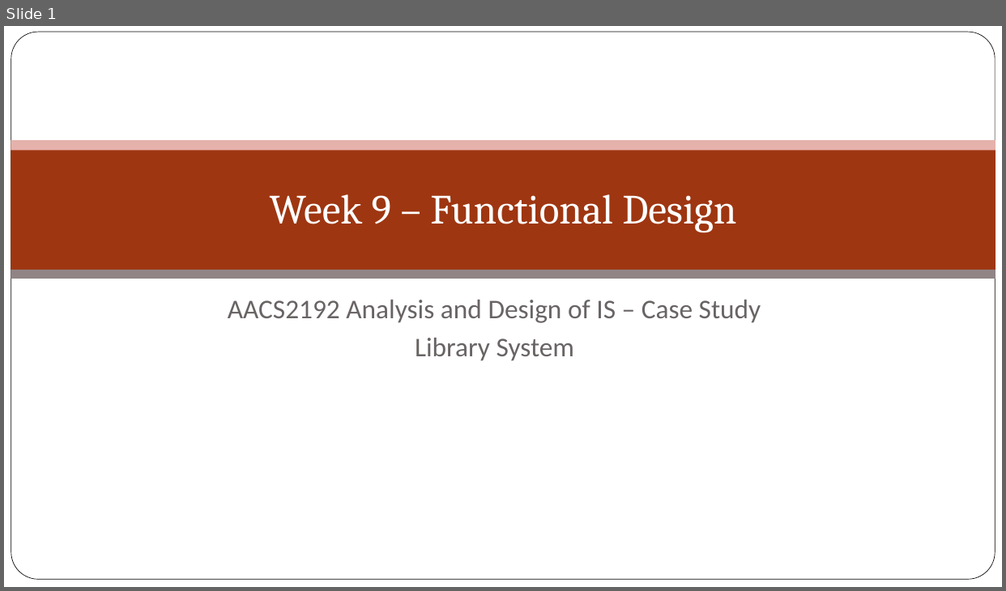
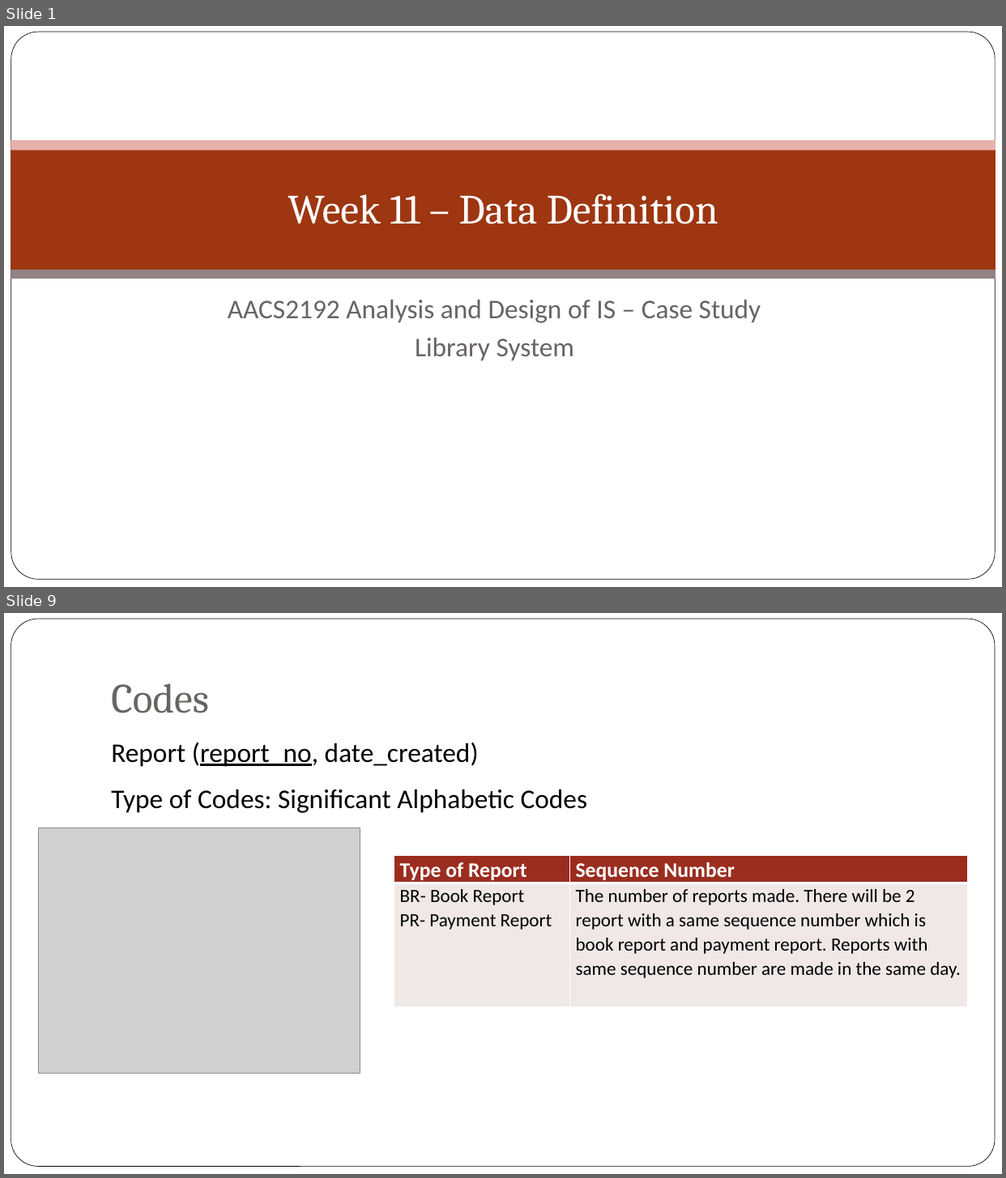
Before and after one commit to jyu1129/Library-System-IS-assignment, a slide deck: Week 9/Week 9 – Functional Design.pptx. Shown one above the other, each under a label of ours: slide 1 before the commit, slides 1 and 9 after it; the slides between them are not shown. The pictures are 1006x591 and 1006x1178 pixels, drawn with LibreOffice and Linux fonts; fonts in the diff are those of the drawing; grey boxes stand for pictures; background and template pictures are left out. Boxes give left, top, right and bottom in pixels: in the first picture for what was removed or moved away, otherwise in the second. Text is boxed around its words. In the diff, an @@ line names an element or a change of style, - is before the commit and + after.

Commit message:
updated week 11 and powerpoint

```diff
--- a/Week 9/Week 9 – Functional Design.pptx
+++ b/Week 9/Week 9 – Functional Design.pptx
@@ slide 9 added at (4, 613, 1002, 1174), background picture (left out) @@
@@ rounded rectangle added at (10, 619, 995, 1167), fill #FFFFFF, outline #000000 0.5 pt @@
@@ title added at (111, 683, 209, 713), 40 pt, text #696464 @@
+Codes
@@ text added at (111, 742, 479, 767), 26 pt, text #000000 @@
+Report (report_no, date_created)
@@ text added at (111, 790, 588, 813), 26 pt, text #000000 @@
+Type of Codes: Significant Alphabetic Codes
@@ picture added at (39, 828, 360, 1074) @@
@@ table added at (394, 855, 968, 1007), 2 rows, 2 columns @@
+Type of Report | Sequence Number
+BR- Book Report / PR- Payment Report | The number of reports made. There will be 2 report with a same sequence number which is book report and payment report. Reports with same sequence number are made in the same day.
@@ slide 1 changed as well @@
@@ title at (288, 194, 718, 224): text changed @@
-Week 9 – Functional Design
+Week 11 – Data Definition
```
Also in this commit, not shown: 1 other slide changed, 27 other slides added, 9 slides removed, 2 other files.
